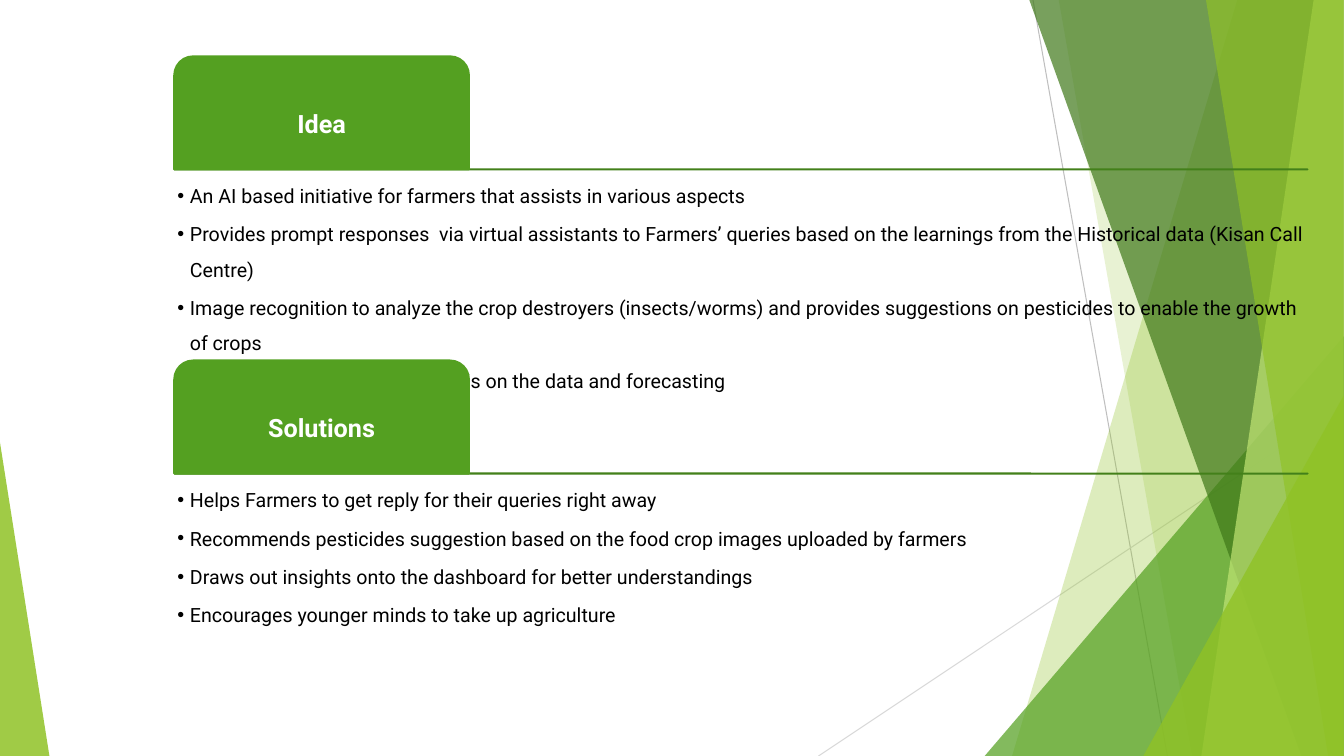
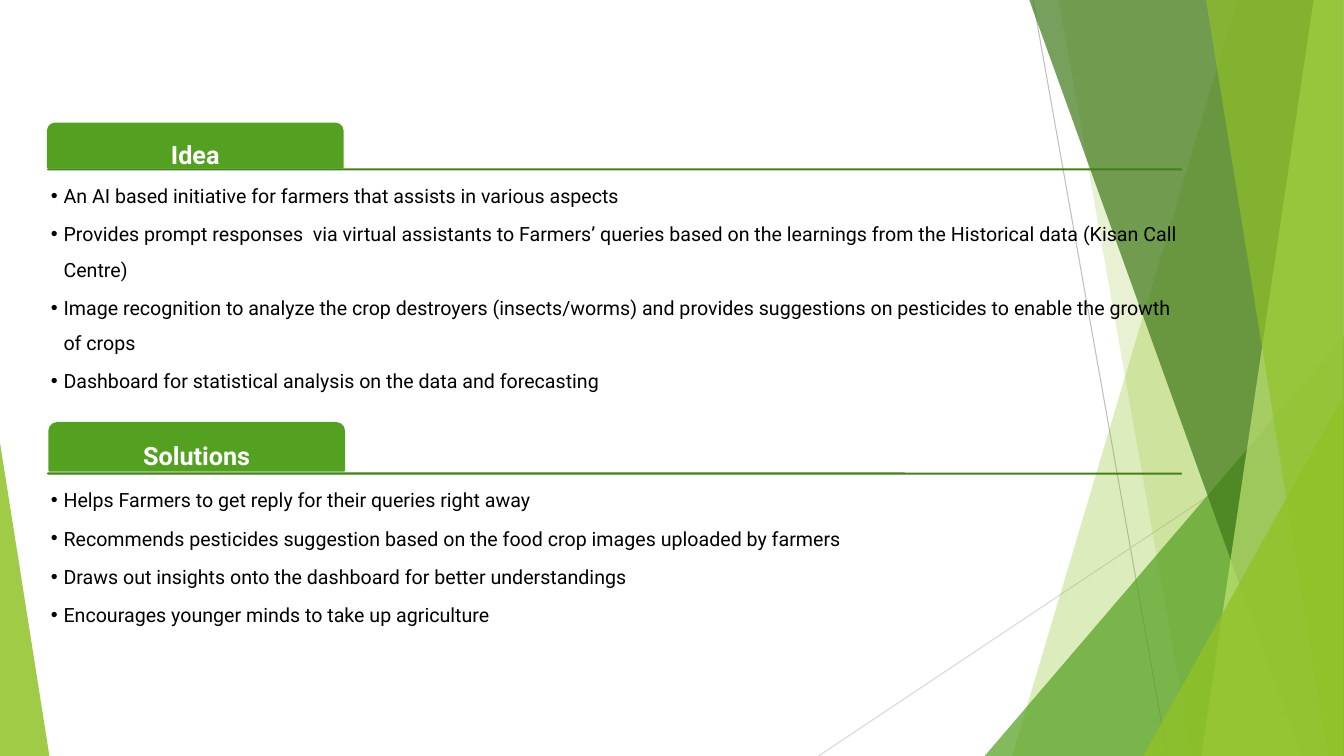
Before and after one commit to manojasaithambi/Nasscom_hack, a slide deck: slide 3 of Kisan NxT.pptx. Drawn at 1344x756 pixels with LibreOffice and Linux fonts; fonts in the diff are those of the drawing. Boxes give left, top, right and bottom in pixels: in the first picture for what was removed or moved away, otherwise in the second. Text is boxed around its words. In the diff, an @@ line names an element or a change of style, - is before the commit and + after.

```diff
--- a/Kisan NxT.pptx
+++ b/Kisan NxT.pptx
@@ round same rect: place and size @@
-round same rect at bbox=[174, 56, 469, 169]
+round same rect at bbox=[48, 124, 343, 168]
@@ text "Idea": place and size @@
-text "Idea" at bbox=[297, 114, 346, 134]
+text "Idea" at bbox=[171, 145, 220, 165]
@@ 2 texts, 2 lines: place and size @@
-2 texts, 2 lines at bbox=[174, 169, 1308, 627]
+2 texts, 2 lines at bbox=[48, 169, 1182, 626]
@@ round same rect: place and size @@
-round same rect at bbox=[174, 361, 469, 474]
+round same rect at bbox=[49, 423, 344, 471]
@@ text "Solutions": place and size @@
-text "Solutions" at bbox=[268, 418, 375, 438]
+text "Solutions" at bbox=[143, 446, 250, 466]
```
